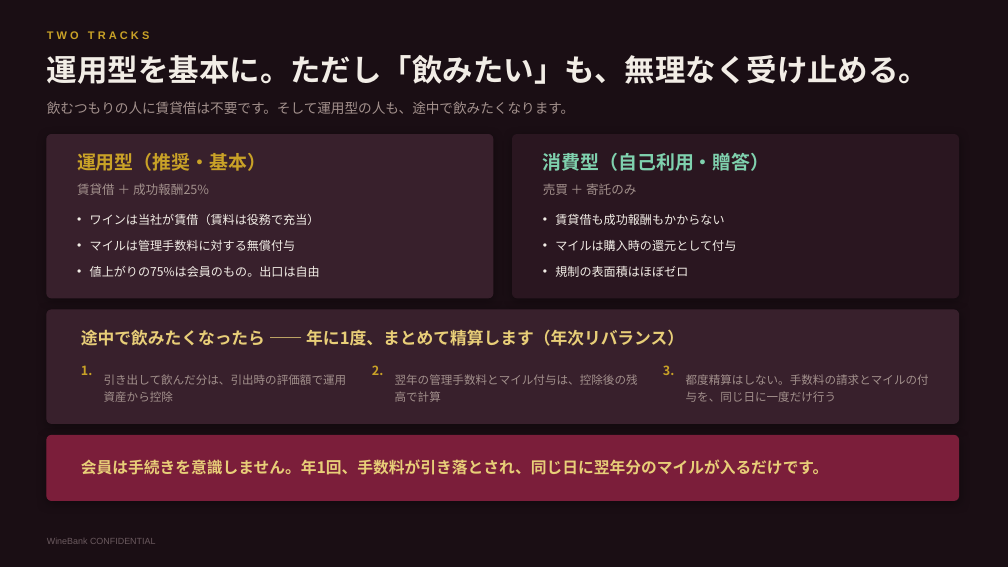
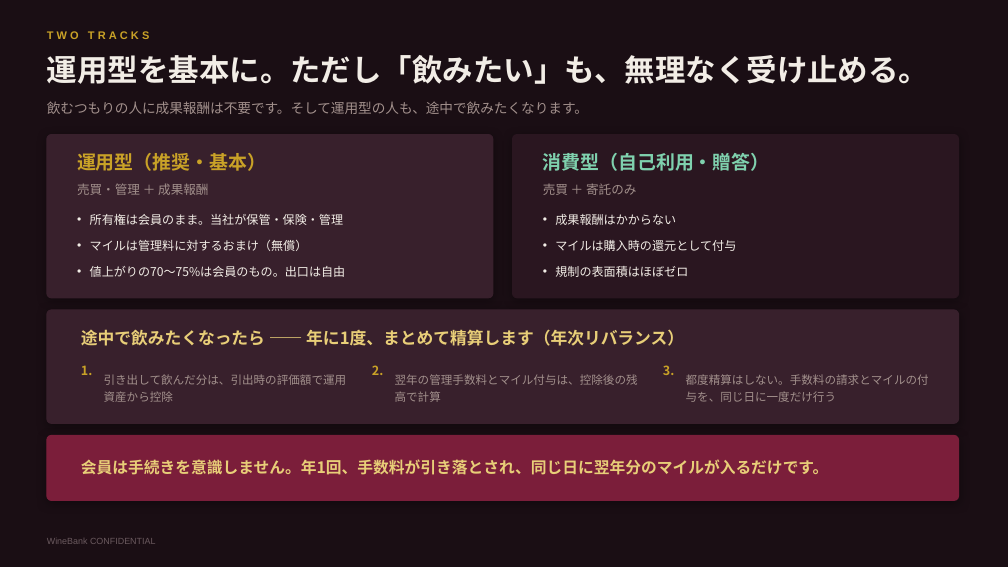
Before and after one commit to nakano-winebank/wine-auction, a slide deck: slide 15 of 提案資料/WineBank_ワインマイル経済圏構想.pptx. Drawn at 1008x567 pixels with LibreOffice and Linux fonts; fonts in the diff are those of the drawing. Boxes give left, top, right and bottom in pixels: in the first picture for what was removed or moved away, otherwise in the second. Text is boxed around its words. In the diff, an @@ line names an element or a change of style, - is before the commit and + after.

```diff
--- a/提案資料/WineBank_ワインマイル経済圏構想.pptx
+++ b/提案資料/WineBank_ワインマイル経済圏構想.pptx
@@ text at [47,101,588,114]: text changed @@
-飲むつもりの人に賃貸借は不要です。そして運用型の人も、途中で飲みたくなります。
+飲むつもりの人に成果報酬は不要です。そして運用型の人も、途中で飲みたくなります。
@@ text at [77,183,208,195]: text changed @@
-賃貸借 ＋ 成功報酬25%
+売買・管理 ＋ 成果報酬
@@ text at [90,214,346,277]: text changed @@
-• ワインは当社が賃借（賃料は役務で充当）
-• マイルは管理手数料に対する無償付与
-• 値上がりの75%は会員のもの。出口は自由
+• 所有権は会員のまま。当社が保管・保険・管理
+• マイルは管理料に対するおまけ（無償）
+• 値上がりの70〜75%は会員のもの。出口は自由
@@ text at [555,214,676,225]: text changed @@
-• 賃貸借も成功報酬もかからない
+• 成果報酬はかからない
```
Also in this commit, not shown: 5 other slides changed, 4 other files.
